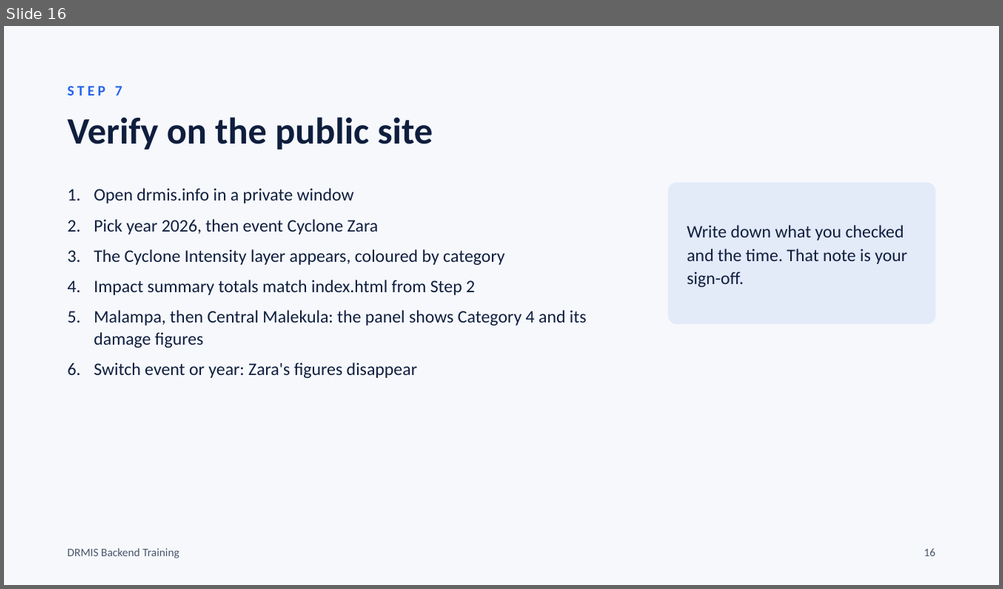
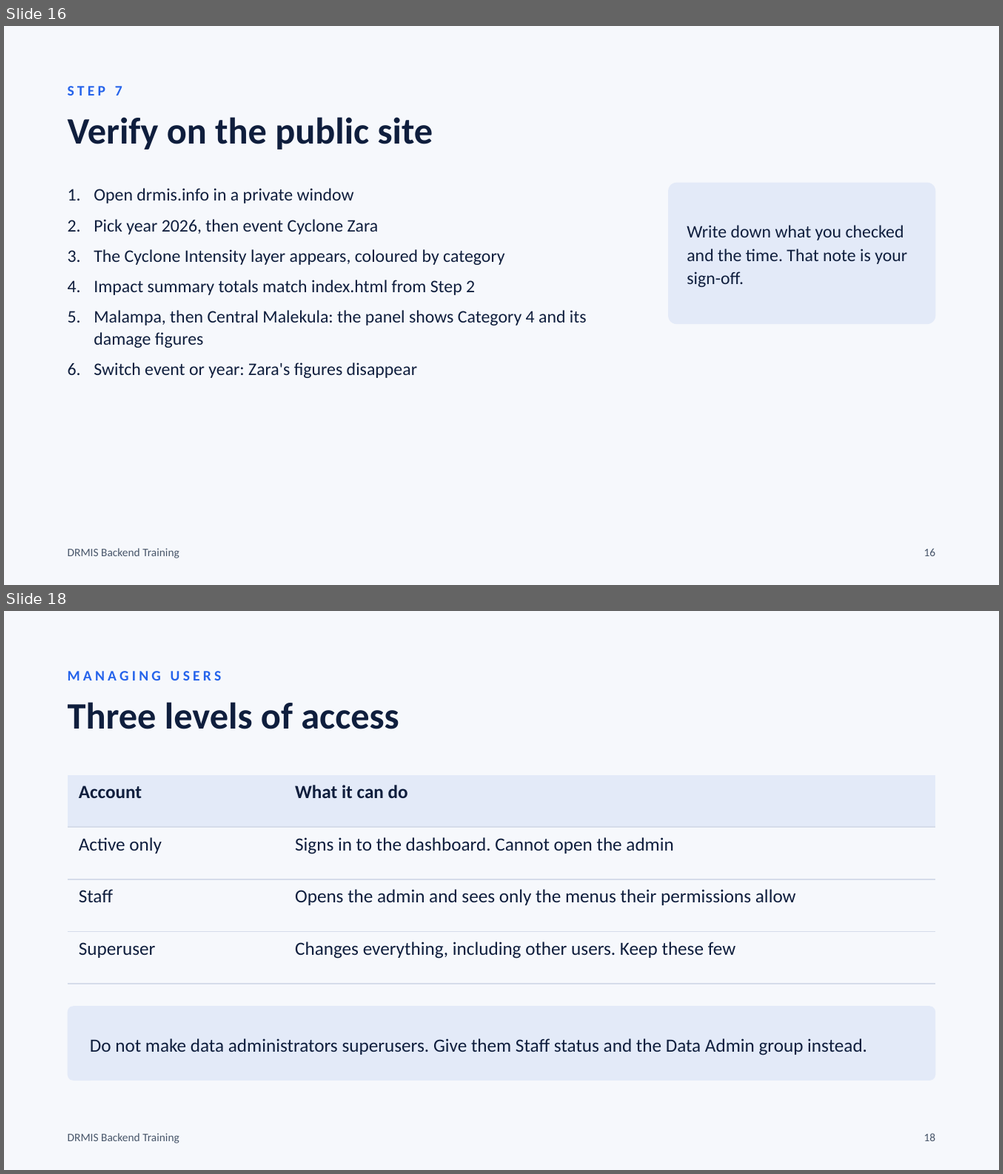
Before and after one commit to VBoS-Social-Section/disaster-project-mis, a slide deck: docs/training/drmis-cyclone-training-slides.pptx. Shown one above the other, each under a label of ours: slide 16 before the commit, slides 16 and 18 after it; the slides between them are not shown. The pictures are 1003x589 and 1003x1174 pixels, drawn with LibreOffice and Linux fonts; fonts in the diff are those of the drawing. Boxes give left, top, right and bottom in pixels: in the first picture for what was removed or moved away, otherwise in the second. Text is boxed around its words. In the diff, an @@ line names an element or a change of style, - is before the commit and + after.

Commit message:
Add user management to the cyclone training slides and handout
Four slides (add a user, access levels, the Data Admin group and permissions,
reset or disable an account) and a new Exercise 5 with a sign-off item.

```diff
--- a/docs/training/drmis-cyclone-training-slides.pptx
+++ b/docs/training/drmis-cyclone-training-slides.pptx
@@ slide 18 added at (4, 611, 999, 1170), background #F6F8FC @@
@@ text added at (68, 671, 222, 681), 14 pt, text #2563EB, bold @@
+MANAGING USERS
@@ text added at (68, 702, 398, 729), 36 pt, text #0F1E3D, bold @@
+Three levels of access
@@ table added at (68, 775, 935, 984), 4 rows, 2 columns @@
+Account | What it can do
+Active only | Signs in to the dashboard. Cannot open the admin
+Staff | Opens the admin and sees only the menus their permissions allow
+Superuser | Changes everything, including other users. Keep these few
@@ rounded rectangle added at (68, 1006, 935, 1081), fill #E3EAF8 @@
@@ text added at (90, 1039, 867, 1056), 18 pt, text #0F1E3D @@
+Do not make data administrators superusers. Give them Staff status and the Data Admin group instead.
@@ text added at (68, 1133, 179, 1144), 11 pt, text #475569 @@
+DRMIS Backend Training
@@ text added at (924, 1133, 936, 1142), 11 pt, text #475569 @@
+18
```
Also in this commit, not shown: 3 slides changed, 3 other slides added, 2 other files.
